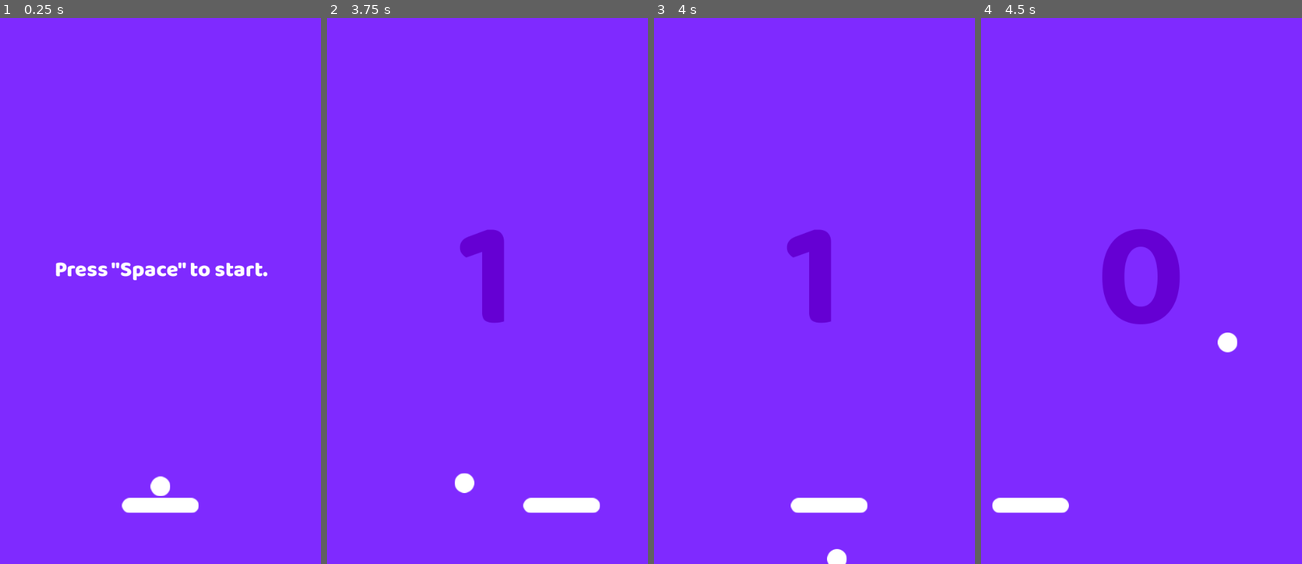
Above: before the commit, frames 1-4 (left to right).
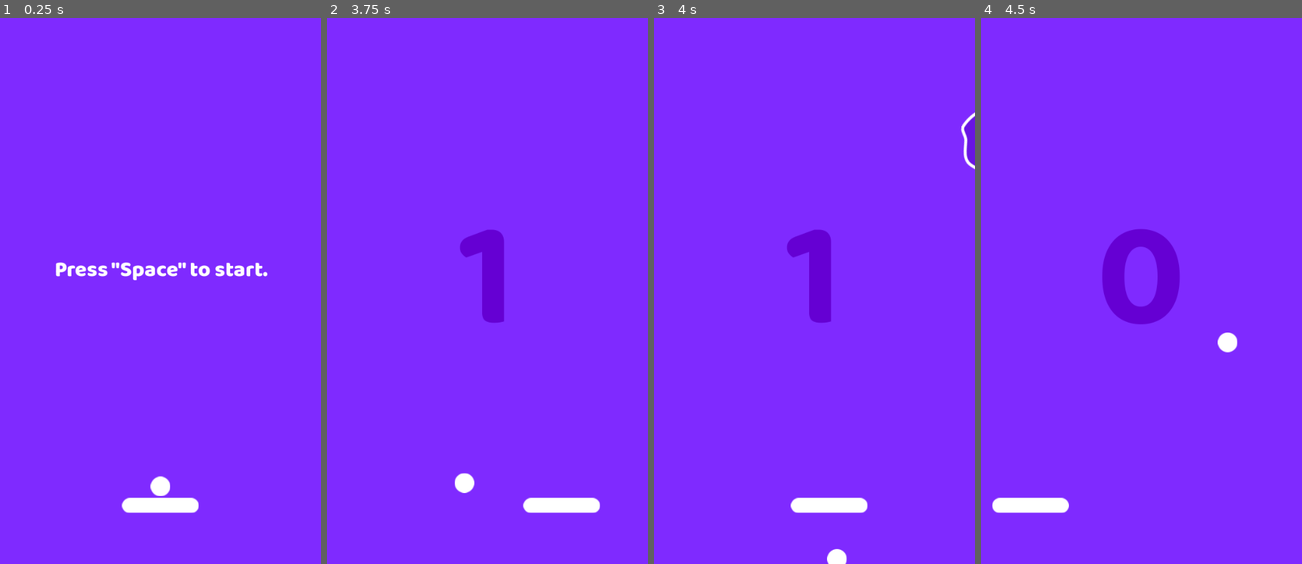
Above: after the commit, the same moments.

Repository: OiFelipee/Godot-PongProject
Game: Godot game, scene res://scenes/game.tscn
Same seed, same stepped clock (60 frames per second), same inputs: the game is played once before the commit and once after it.
Inputs:
- Up to frame 1 (0.25 s): no input
- Up to frame 2 (3.75 s): tap Space (Start) at 0.5, 1.35, 2.85 s; hold Right (ui_right) 0.53-1.28 s; hold Space (Start) 0.53-1.28 s; hold Left (ui_left) 1.28-2.03 s; hold Space (Start) 2.03-2.78 s; hold Right (ui_right) 2.03-3.53 s; hold Left (ui_left) from 3.53 s (still down); hold Space (Start) from 3.53 s (still down)
- Up to frame 3 (4 s): keep holding Left (ui_left); keep holding Space (Start)
- Up to frame 4 (4.5 s): keep holding Left (ui_left); release Space (Start) at 4.28 s; tap Space (Start) at 4.35 s

Frames 1-2 are identical in both runs. In frame 3, 0.3% of the frame differs, in the area x 95-100%, y 17-28%; in frame 4, nothing differs.

Commit message:
fiz o codigo dos arteroids e seu spawn aleatorio, junto aos timers de spawn e exclusao, as positions e os markers

Diff:
--- a/scenes/asteroid.tscn
+++ b/scenes/asteroid.tscn
@@ -4,15 +4,21 @@
 [ext_resource type="Texture2D" uid="uid://dr0f6agxhaqwk" path="res://sprites/Asteroide1.png" id="1_akfqu"]
 
 [sub_resource type="CircleShape2D" id="CircleShape2D_6mo6b"]
-radius = 47.26521
+radius = 45.17743
 
 [node name="Asteroid" type="Area2D"]
+position = Vector2(0, 3)
 script = ExtResource("1_6mo6b")
-speed = null
-rotation_speed = null
 
 [node name="Sprite2D" type="Sprite2D" parent="."]
 texture = ExtResource("1_akfqu")
 
 [node name="CollisionShape2D" type="CollisionShape2D" parent="."]
 shape = SubResource("CircleShape2D_6mo6b")
+
+[node name="VisibleOnScreenNotifier2D" type="VisibleOnScreenNotifier2D" parent="."]
+
+[node name="TimerDelete" type="Timer" parent="."]
+
+[connection signal="screen_exited" from="VisibleOnScreenNotifier2D" to="." method="_on_visible_on_screen_notifier_2d_screen_exited"]
+[connection signal="timeout" from="TimerDelete" to="." method="_on_timer_delete_timeout"]
--- a/scenes/game.tscn
+++ b/scenes/game.tscn
@@ -85,4 +85,23 @@
 horizontal_alignment = 1
 vertical_alignment = 1
 
+[node name="Positions" type="Node2D" parent="."]
+
+[node name="Pos_01" type="Marker2D" parent="Positions"]
+position = Vector2(-158, 177)
+
+[node name="Pos_02" type="Marker2D" parent="Positions"]
+position = Vector2(-156, 322)
+
+[node name="Pos_03" type="Marker2D" parent="Positions"]
+position = Vector2(705, 118)
+
+[node name="Pos_04" type="Marker2D" parent="Positions"]
+position = Vector2(702, 251)
+
+[node name="TimerSpawner" type="Timer" parent="."]
+wait_time = 3.0
+autostart = true
+
 [connection signal="body_entered" from="Hole" to="." method="_on_hole_body_entered"]
+[connection signal="timeout" from="TimerSpawner" to="." method="_on_timer_spawner_timeout"]
--- a/script/asteroid.gd
+++ b/script/asteroid.gd
@@ -2,6 +2,7 @@
 
 @export var speed = 140
 @export var rotation_speed = 1.3
+@onready var timer_delete = $TimerDelete
 var start_side
 
 func _ready() -> void:
@@ -10,9 +11,20 @@
 	else:
 		start_side = "left"
 
-
- func _process(delta: float) -> void:
+func _process(delta: float) -> void:
 	if (start_side == "right"):
 		global_position.x -= speed*delta
+		rotation -= rotation_speed*delta
+
 	elif (start_side == "left"):
-		global_position += speed*delta
+		global_position.x += speed*delta
+		rotation += rotation_speed*delta
+
+
+func _on_visible_on_screen_notifier_2d_screen_exited() -> void:
+	timer_delete.start()
+
+
+func _on_timer_delete_timeout() -> void:
+	queue_free()
+	print ("deleted")
--- a/script/game.gd
+++ b/script/game.gd
@@ -4,6 +4,9 @@
 @onready var label_pongs = $Pong
 @onready var ball = $Ball
 @onready var tutorial = $Tutorial
+@onready var positions = $Positions
+var last_position
+var asteroid_scene = preload("res://scenes/asteroid.tscn")
 
 func _process(_delta: float) -> void:
 
@@ -21,9 +24,20 @@
 func reload_scene():
 	get_tree().reload_current_scene()
 
-#spawner
-func _on_time_spawner_timeout() -> void:
+
+func _on_timer_spawner_timeout() -> void:
 	spawn_asteroid()
 
+
 func spawn_asteroid():
-	pass
+	if (ball.started):
+		var positions_list = positions.get_children()
+		var _spawn_position = positions_list.pick_random()
+
+		if (_spawn_position != last_position):
+			var _asteroid_instance = asteroid_scene.instantiate()
+			_asteroid_instance.global_position =  _spawn_position.position
+			add_child(_asteroid_instance)
+			last_position = _spawn_position
+		else:
+			spawn_asteroid()
